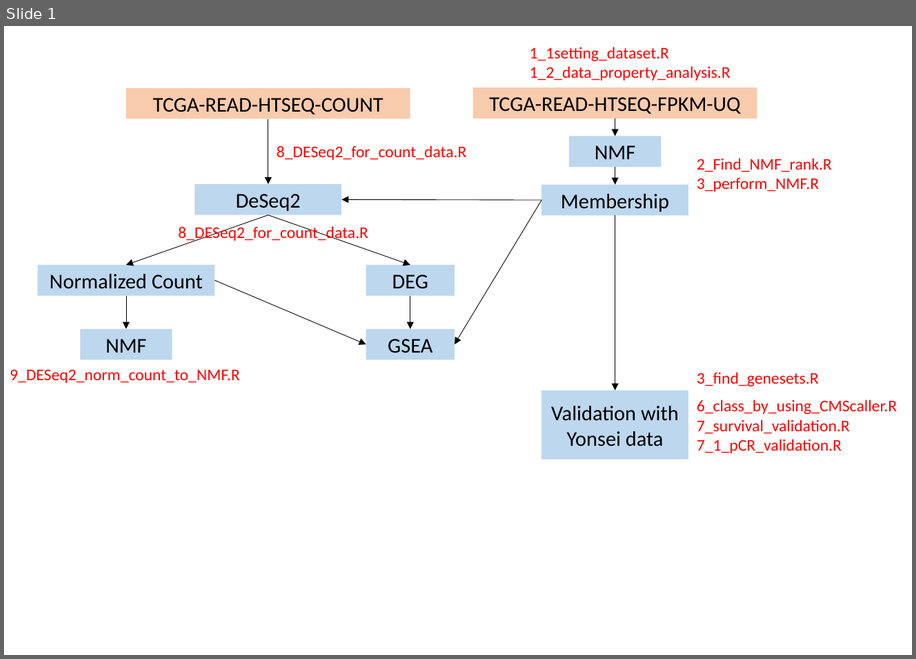
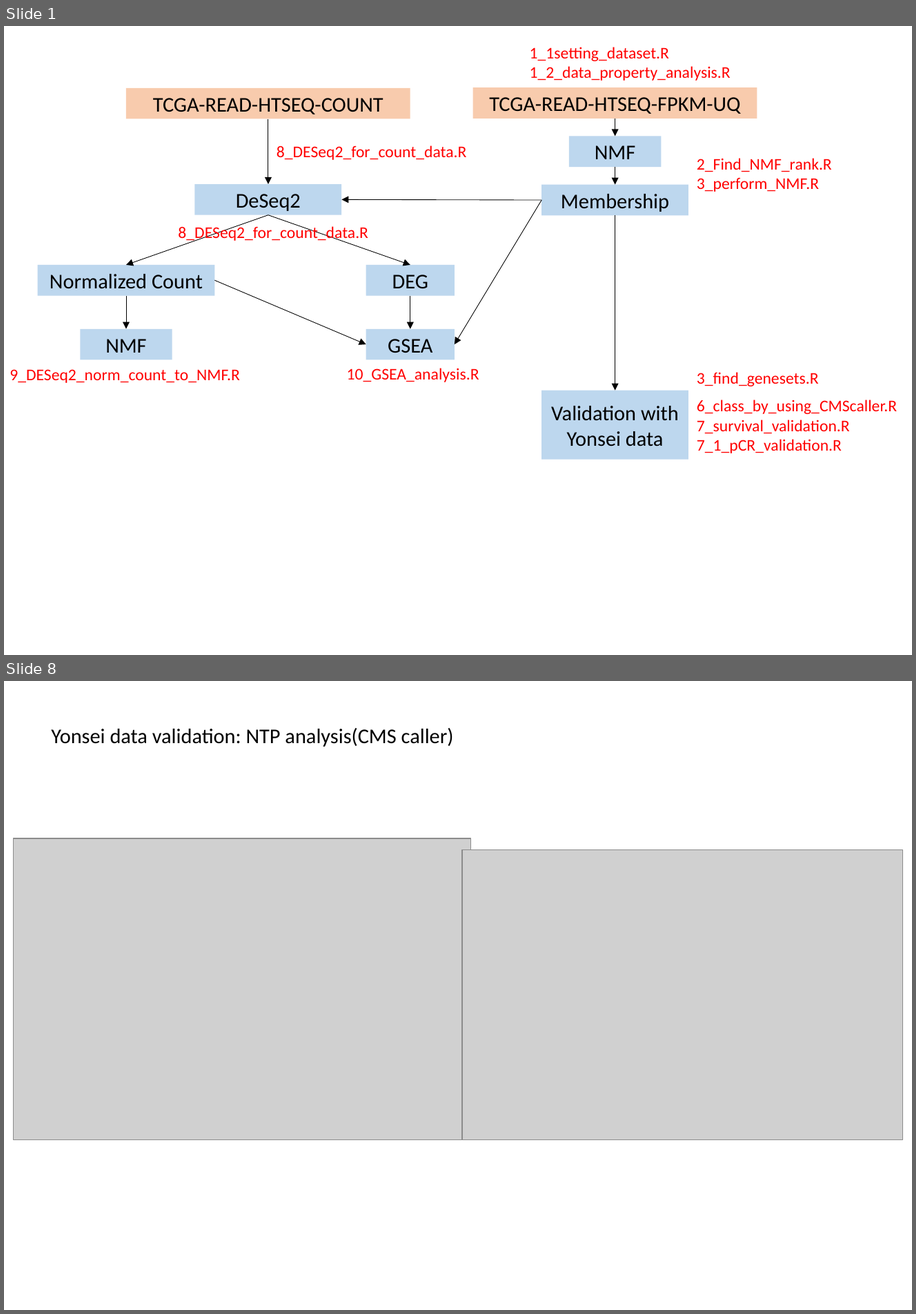
Before and after one commit to leeym950/NMF_Rectal_Cancer, a slide deck: Introduction.pptx. Shown one above the other, each under a label of ours: slide 1 before the commit, slides 1 and 8 after it; the slides between them are not shown. The pictures are 916x659 and 916x1314 pixels, drawn with LibreOffice and Linux fonts; fonts in the diff are those of the drawing; grey boxes stand for pictures. Boxes give left, top, right and bottom in pixels: in the first picture for what was removed or moved away, otherwise in the second. Text is boxed around its words. In the diff, an @@ line names an element or a change of style, - is before the commit and + after.

```diff
--- a/Introduction.pptx
+++ b/Introduction.pptx
@@ slide 8 added at <box>4,681,912,1310</box>, background #FFFFFF @@
@@ text added at <box>51,728,454,747</box>, 18 pt, text #000000 @@
+Yonsei data validation: NTP analysis(CMS caller)
@@ picture added at <box>13,838,471,1141</box> @@
@@ picture added at <box>463,849,903,1140</box> @@
@@ slide 1 changed as well @@
@@ text added at <box>347,368,479,382</box>, 14 pt, text #FF0000 @@
+10_GSEA_analysis.R
```
Also in this commit, not shown: 17 other slides added.
